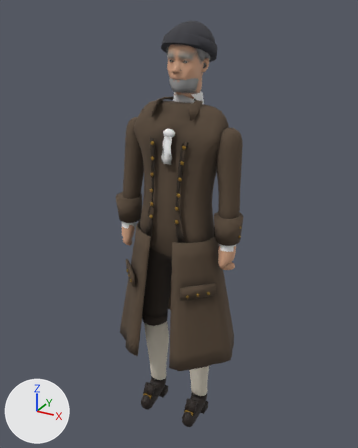
The glTF model reckoning/models/jakob.glb, before and after one commit.
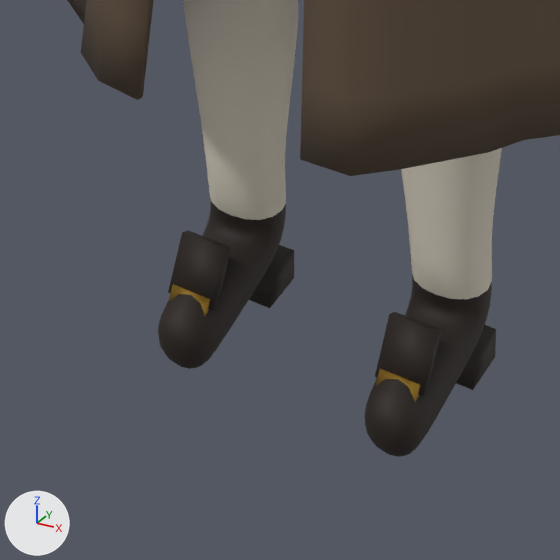
Each version appears first whole from a 50 mm camera at (0.933, -1.677, 1.831) aimed at (-0.012, 0.041, 0.972), and next in a close-up on the part from 31% to 62% of the width and 75% to 100% of the height. The axes (+X, +Y, +Z) are drawn at lower left. The lights are the same throughout. The last two pictures show the newer version. Vertices at exactly the same position are counted once.

The older version as bpy lines, for what is in view:
```python
me_jakob_body = bpy.data.meshes.new('jakob_body')
me_jakob_body.from_pydata(...)  # 3428 vertices, 6832 faces; spans x -0.27..0.27, y -0.13..0.13, z 0.01..1.53
# faces by material slot: [1184, 2464, 744, 1316, 1036, 88]
me_jakob_body.materials.append(mat_jakob_skin)
me_jakob_body.materials.append(mat_jakob_coat)
me_jakob_body.materials.append(mat_jakob_legs)
me_jakob_body.materials.append(mat_jakob_stockings)
me_jakob_body.materials.append(mat_jakob_leather)
me_jakob_body.materials.append(mat_jakob_linen)
me_jakob_coat = bpy.data.meshes.new('jakob_coat')
me_jakob_coat.from_pydata(...)  # 974 vertices, 1912 faces; spans x -0.293..0.293, y -0.216..0.232, z 0.42..1.505
me_jakob_coat.materials.append(mat_jakob_coat)
me_jakob_leather = bpy.data.meshes.new('jakob_leather')
me_jakob_leather.from_pydata(...)  # 32 vertices, 48 faces; spans x -0.143..0.143, y -0.095..0.06, z 0.0..0.134
me_jakob_leather.materials.append(mat_jakob_leather)
me_jakob_metal = bpy.data.meshes.new('jakob_metal')
me_jakob_metal.from_pydata(...)  # 724 vertices, 1344 faces; spans x -0.292..0.292, y -0.161..-0.006, z 0.061..1.353
me_jakob_metal.materials.append(mat_jakob_metal)
ob_jakob_body = bpy.data.objects.new('jakob_body', me_jakob_body)
ob_jakob_body.location = (0.0, 0.0, 0.0)
ob_jakob_coat = bpy.data.objects.new('jakob_coat', me_jakob_coat)
ob_jakob_coat.location = (0.0, 0.0, 0.0)
ob_jakob_leather = bpy.data.objects.new('jakob_leather', me_jakob_leather)
ob_jakob_leather.location = (0.0, 0.0, 0.0)
ob_jakob_metal = bpy.data.objects.new('jakob_metal', me_jakob_metal)
ob_jakob_metal.location = (0.0, 0.0, 0.0)
```
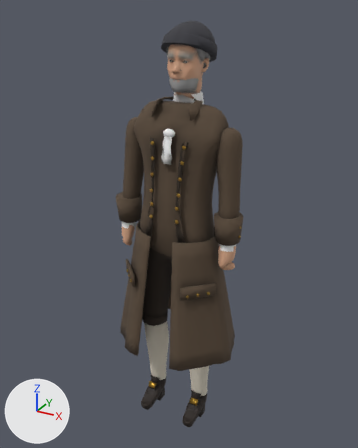
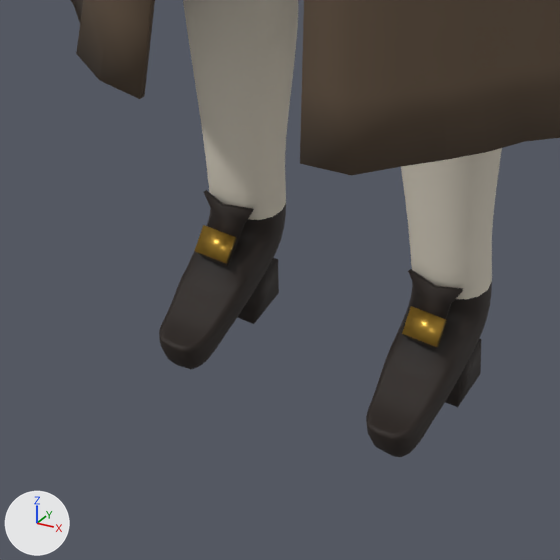
Changed parts and their boxes (x1, y1, x2, y2) in the close-ups (560 x 560 px; the box of a moved part takes in the faces that stretch with it):
'jakob_body', reshaped: before (158, 0, 502, 457); after (159, 0, 502, 457)
'jakob_coat', reshaped: before (67, 0, 560, 176); after (71, 0, 560, 175)
'jakob_leather', reshaped (13% narrower, 31% taller): before (168, 230, 496, 396); after (196, 190, 481, 407)
'jakob_metal', reshaped (mostly hidden before): before (168, 284, 420, 403); after (195, 225, 446, 347)
part 1 of me_jakob_body, moved or reshaped: before (158, 262, 456, 439); after (159, 252, 456, 440)
part 2 of me_jakob_body, edited (looks the same): (184, 0, 491, 394) in both
part 3 of me_jakob_body, recoloured: before (167, 193, 464, 397); after (180, 193, 464, 415)
part 4 of me_jakob_body, recoloured: after (189, 290, 423, 396)
part 6 of me_jakob_leather, added: after (237, 258, 279, 324)
part 7 of me_jakob_leather, added: after (445, 338, 481, 407)
part 8 of me_jakob_leather, added: after (196, 190, 254, 267)
part 9 of me_jakob_leather, added: after (402, 269, 463, 350)
part 10 of me_jakob_leather, deleted: before (249, 245, 294, 308)
part 11 of me_jakob_leather, deleted: before (168, 230, 232, 310)
part 12 of me_jakob_leather, deleted: before (456, 325, 496, 390)
part 13 of me_jakob_leather, deleted: before (375, 312, 442, 396)
part 14 of me_jakob_metal, moved or reshaped: before (168, 284, 210, 316); after (195, 225, 237, 264)
part 15 of me_jakob_metal, moved or reshaped: before (376, 369, 420, 403); after (402, 306, 446, 347)

The change, as a diff of the scene's bpy script:
```diff
--- a/reckoning/models/jakob.glb.py
+++ b/reckoning/models/jakob.glb.py
@@ me_jakob_body @@
 me_jakob_body.from_pydata(...)  # 3428 vertices, 6832 faces; spans x -0.27..0.27, y -0.13..0.13, z 0.01..1.53
+# me_jakob_body part 1: 76 of the vertices in x -0.14..0.14, y -0.13..-0.05, z 0.06..0.1 are scaled about their middle by (0.996, 1, 0.566), then moved by (0.0, 0.0, -0.02)
+# me_jakob_body part 2: 831 faces centred in x -0.17..0.22, y -0.13..0.08, z 0.01..1.01 are repainted in the vertex colours; the middle colour stays white #fcfcfc
+# me_jakob_body part 3: 394 faces centred in x -0.23..0.17, y -0.1..0.08, z 0.03..0.99 are repainted in the vertex colours; the middle colour goes from light grey #e1e1e1 to light grey #d5d5d5
+# me_jakob_body part 4: 165 faces centred in x -0.22..0.18, y -0.09..0.09, z 0.04..0.98 are repainted in the vertex colours; the middle colour goes from grey #b7b7b7 to grey #bababa
 me_jakob_body.materials.append(mat_jakob_skin)
@@ me_jakob_coat @@
-me_jakob_coat.from_pydata(...)  # 974 vertices, 1912 faces; spans x -0.293..0.293, y -0.216..0.232, z 0.42..1.505
+me_jakob_coat.from_pydata(...)  # 974 vertices, 1912 faces; spans x -0.293..0.293, y -0.219..0.233, z 0.42..1.505
+# me_jakob_coat part 5: 431 of 974 vertices moved; they spanned x -0.281..0.29, y -0.216..0.232, z 0.42..0.902 and now span x -0.285..0.289, y -0.219..0.233, z 0.42..0.903; mean shift (0.0, 0.0, 0.0); largest move (0.081, -0.215, 0.421) -> (0.084, -0.219, 0.421)
 me_jakob_coat.materials.append(mat_jakob_coat)
@@ me_jakob_leather @@
-me_jakob_leather.from_pydata(...)  # 32 vertices, 48 faces; spans x -0.143..0.143, y -0.095..0.06, z 0.0..0.134
+me_jakob_leather.from_pydata(...)  # 52 vertices, 88 faces; spans x -0.144..0.144, y -0.055..0.033, z 0.0..0.149
+# me_jakob_leather part 6: a new loose piece, a box spanning x -0.14..-0.09, y -0.017..0.033, z 0.0..0.044, in mat_jakob_leather
+# me_jakob_leather part 7: a new loose piece, a box spanning x 0.09..0.14, y -0.017..0.033, z 0.0..0.044, in mat_jakob_leather
+# me_jakob_leather part 8: a new loose piece of 18 vertices spanning x -0.144..-0.086, y -0.055..-0.016, z 0.097..0.149, in mat_jakob_leather
+# me_jakob_leather part 9: a new loose piece of 18 vertices spanning x 0.086..0.144, y -0.055..-0.016, z 0.097..0.149, in mat_jakob_leather
+# me_jakob_leather part 10: the loose piece of 8 vertices spanning x -0.143..-0.087, y 0.01..0.06, z 0.0..0.036 is deleted
+# me_jakob_leather part 11: the loose piece of 8 vertices spanning x -0.14..-0.09, y -0.095..-0.055, z 0.076..0.134 is deleted
+# me_jakob_leather part 12: the loose piece of 8 vertices spanning x 0.087..0.143, y 0.01..0.06, z 0.0..0.036 is deleted
+# me_jakob_leather part 13: the loose piece of 8 vertices spanning x 0.09..0.14, y -0.095..-0.055, z 0.076..0.134 is deleted
 me_jakob_leather.materials.append(mat_jakob_leather)
@@ me_jakob_metal @@
-me_jakob_metal.from_pydata(...)  # 724 vertices, 1344 faces; spans x -0.292..0.292, y -0.161..-0.006, z 0.061..1.353
+me_jakob_metal.from_pydata(...)  # 724 vertices, 1344 faces; spans x -0.292..0.292, y -0.161..-0.006, z 0.101..1.353
+# me_jakob_metal part 14: the loose piece of 8 vertices spanning x -0.136..-0.094, y -0.107..-0.085, z 0.061..0.091 is turned -14.3 degrees about the x axis through its middle and scaled by 0.858, then moved by (-0.001, 0.052, 0.036)
+# me_jakob_metal part 15: the loose piece of 8 vertices spanning x 0.094..0.136, y -0.107..-0.085, z 0.061..0.091 is turned -14.3 degrees about the x axis through its middle and scaled by 0.858, then moved by (0.001, 0.052, 0.036)
 me_jakob_metal.materials.append(mat_jakob_metal)
```
